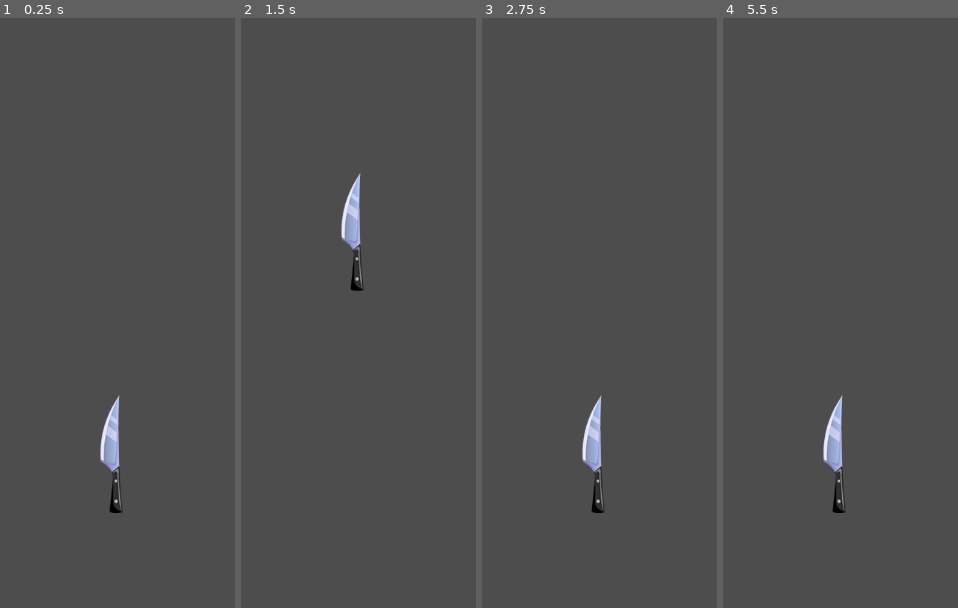
Above: before the commit, frames 1-4 (left to right).
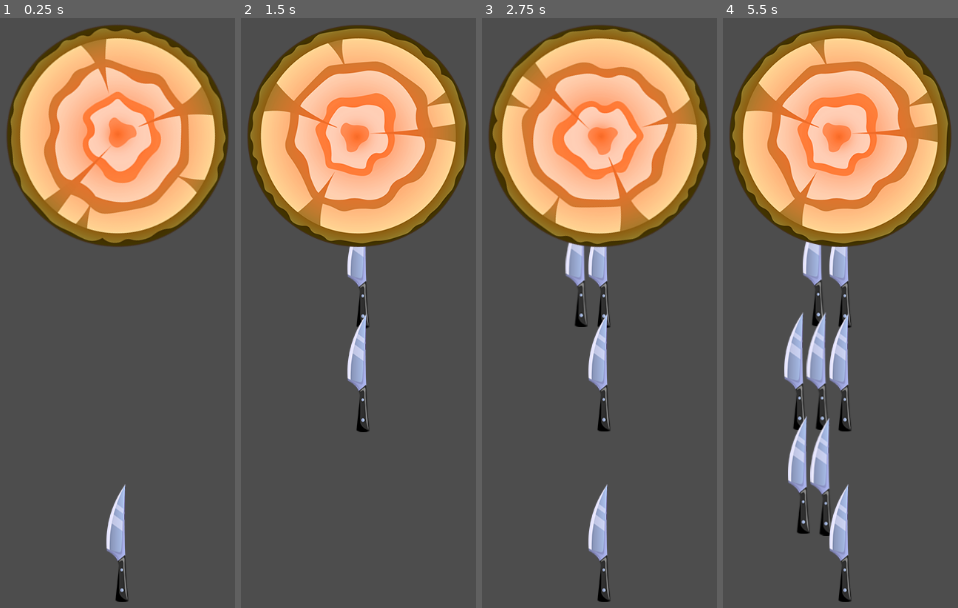
Above: after the commit, the same moments.

Repository: top-it-090304/Spin-Target
Game: Godot game, scene res://scens/game.tscn
The game is run twice, just before and just after one commit, with the same random seed, the same clock (stepped at 60 frames per second) and the same inputs. Before the commit the project has no main scene; this scene is started directly in both runs.
Inputs (mouse positions are in pixels of both pictures, inside the frame that each line leads up to):
- Up to frame 1 (0.25 s): no input
- Up to frame 2 (1.5 s): move the mouse to (475, 206) at 0.52 s; click (475, 206) at 0.67 s; move the mouse to (252, 289) at 1.27 s; click (252, 289) at 1.42 s
- Up to frame 3 (2.75 s): move the mouse to (653, 71) at 2.02 s; click (653, 71) at 2.17 s
- Up to frame 4 (5.5 s): move the mouse to (814, 407) at 2.77 s; click (814, 407) at 2.92 s; move the mouse to (outside the picture) at 3.52 s; click (outside the picture) at 3.67 s; move the mouse to (outside the picture) at 4.27 s; click (outside the picture) at 4.42 s; move the mouse to (866, 248) at 5.02 s; click (866, 248) at 5.17 s

The runs differ from the first frame. In frame 1, 30% of the frame differs, in the area x 2-98%, y 1-99%; in frame 2, 30%; in frame 3, 32%; in frame 4, 36%.

Commit message:
Simple target has been added

Diff:
--- a/spin-target/elements/knife/knife.gd
+++ b/spin-target/elements/knife/knife.gd
@@ -5,7 +5,7 @@
 
 func _physics_process(delta: float):
 	if is_flying:
-			move_and_collide(Vector2.UP * speed * delta)
+		var collision := move_and_collide(Vector2.UP * speed * delta)
 
 func throw():
 	is_flying = true
--- /dev/null
+++ b/spin-target/elements/targets/target/target.gd
@@ -0,0 +1,6 @@
+extends CharacterBody2D
+
+var speed := PI
+
+func _physics_process(delta: float):
+	rotation += speed * delta
--- /dev/null
+++ b/spin-target/elements/targets/target/target.tscn
@@ -0,0 +1,18 @@
+[gd_scene load_steps=4 format=3 uid="uid://c7grww7jg1mrn"]
+
+[ext_resource type="Texture2D" uid="uid://cy61tdinvfpay" path="res://assets/target1.png" id="1_4daai"]
+[ext_resource type="Script" uid="uid://b4qra0x2lyoro" path="res://elements/targets/target/target.gd" id="1_ueniy"]
+
+[sub_resource type="CircleShape2D" id="CircleShape2D_ueniy"]
+radius = 120.0
+
+[node name="Target" type="CharacterBody2D"]
+collision_layer = 4
+collision_mask = 2
+script = ExtResource("1_ueniy")
+
+[node name="Sprite2D" type="Sprite2D" parent="."]
+texture = ExtResource("1_4daai")
+
+[node name="CollisionShape2D" type="CollisionShape2D" parent="."]
+shape = SubResource("CircleShape2D_ueniy")
--- a/spin-target/project.godot
+++ b/spin-target/project.godot
@@ -11,6 +11,7 @@
 [application]
 
 config/name="Spin Target"
+run/main_scene="uid://bh4stgktopdvk"
 config/features=PackedStringArray("4.4", "GL Compatibility")
 config/icon="res://icon.svg"
 
--- a/spin-target/scens/game.tscn
+++ b/spin-target/scens/game.tscn
@@ -1,9 +1,14 @@
-[gd_scene load_steps=2 format=3 uid="uid://bh4stgktopdvk"]
+[gd_scene load_steps=3 format=3 uid="uid://bh4stgktopdvk"]
 
 [ext_resource type="PackedScene" uid="uid://c063vf7c2x3m3" path="res://elements/Knife_shooter/knifeshooter.tscn" id="1_7lg5d"]
+[ext_resource type="PackedScene" uid="uid://c7grww7jg1mrn" path="res://elements/targets/target/target.tscn" id="2_ulfje"]
 
 [node name="Game" type="Node2D"]
-position = Vector2(369, 478)
 
 [node name="Knifeshooter" parent="." instance=ExtResource("1_7lg5d")]
-position = Vector2(-17, 342)
+position = Vector2(0, 400)
+
+[node name="Target" parent="." instance=ExtResource("2_ulfje")]
+position = Vector2(0, -150)
+
+[node name="Camera2D" type="Camera2D" parent="."]
Empty file removed: spin-target/elements/Knife_shooter/timer.gd
Not shown, removed: spin-target/elements/Knife_shooter/timer.gd.uid
Not shown, added: spin-target/elements/targets/target/target.gd.uid
